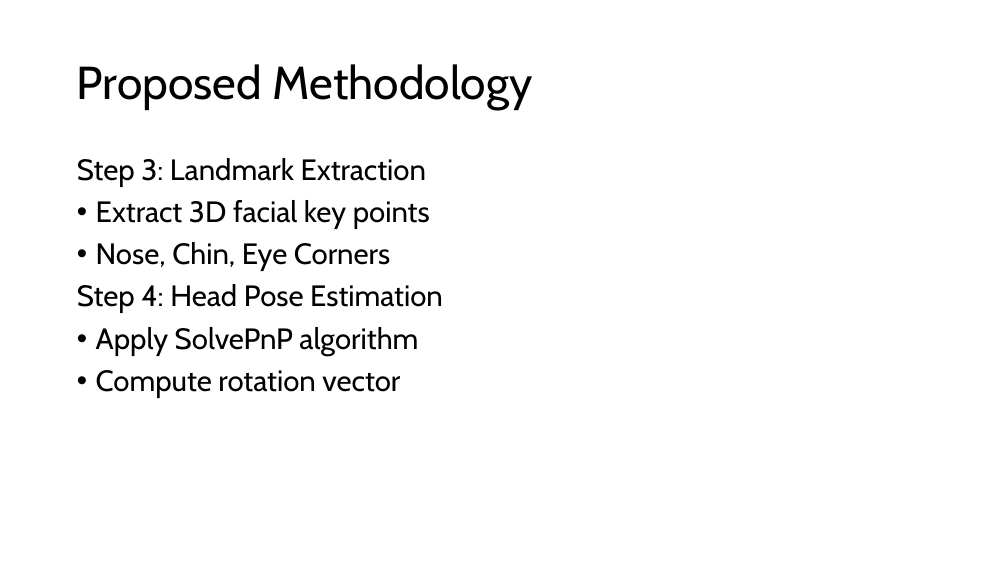
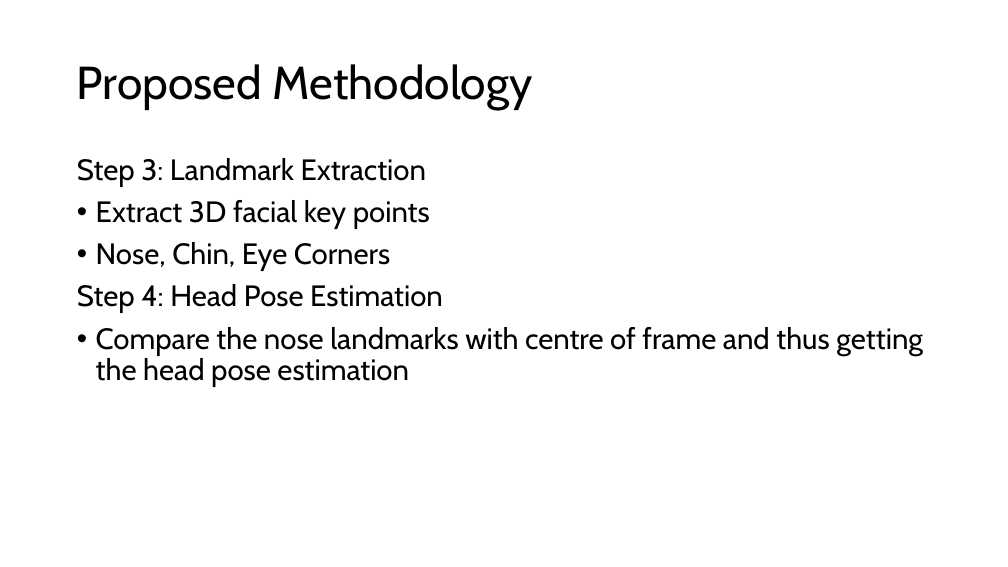
Before and after one commit to Siddhesh1-eng/pbl_project, a slide deck: slide 9 of 2427030221_Siddhesh_Singh_Parmar.pptx. Drawn at 1008x567 pixels with LibreOffice and Linux fonts; fonts in the diff are those of the drawing. Boxes give left, top, right and bottom in pixels: in the first picture for what was removed or moved away, otherwise in the second. Text is boxed around its words. In the diff, an @@ line names an element or a change of style, - is before the commit and + after.

```diff
--- a/2427030221_Siddhesh_Singh_Parmar.pptx
+++ b/2427030221_Siddhesh_Singh_Parmar.pptx
@@ text at (x1=96, y1=327, x2=923, y2=387): text changed @@
-• Apply SolvePnP algorithm
-• Compute rotation vector
+• Compare the nose landmarks with centre of frame and thus getting the head pose estimation
```
Also in this commit, not shown: 1 other slide changed, 1 slide removed.
